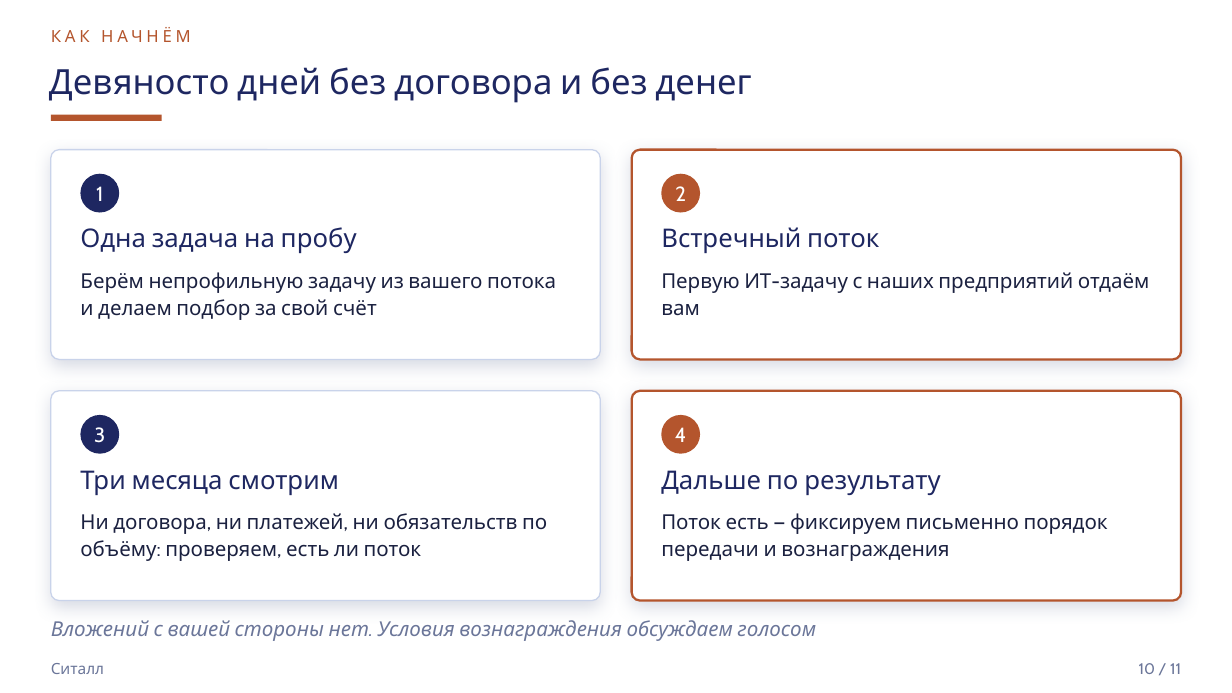
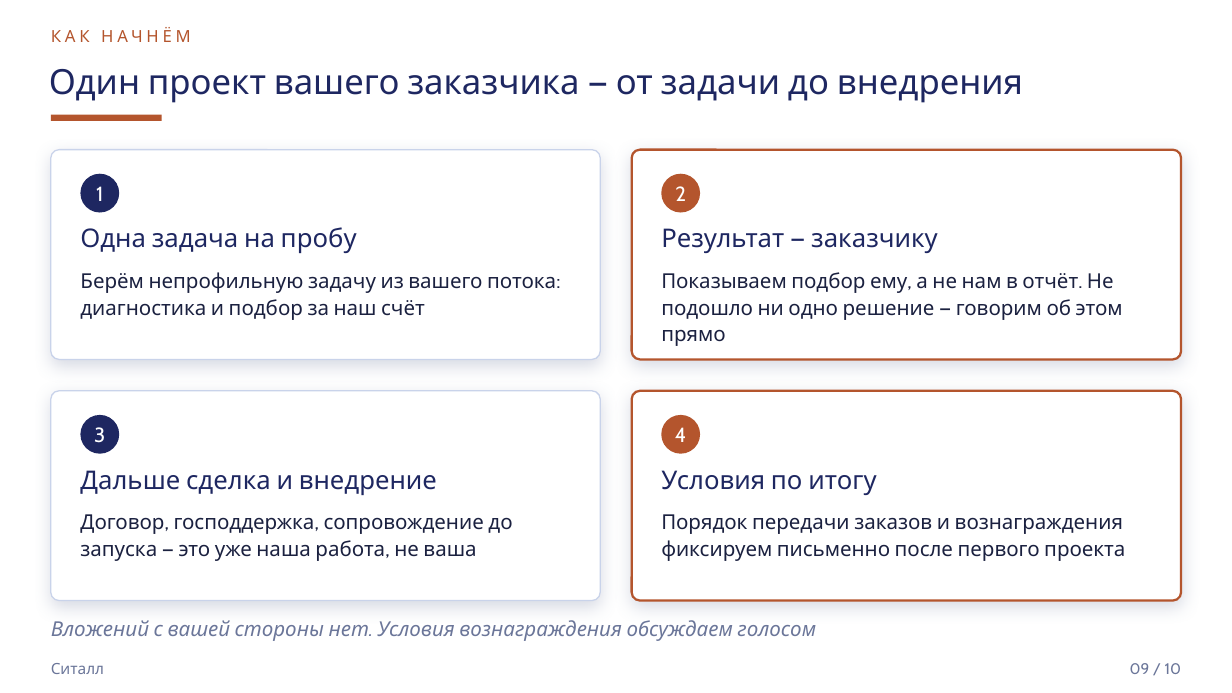
Before and after one commit to mrflxxxme/techmost-scout, a slide deck: slide 9 of marketing/partners/sitall-deck-ploshadka.pptx (slide 10 before the commit). Drawn at 1232x693 pixels with LibreOffice and Linux fonts; fonts in the diff are those of the drawing. Boxes give left, top, right and bottom in pixels: in the first picture for what was removed or moved away, otherwise in the second. Text is boxed around its words. In the diff, an @@ line names an element or a change of style, - is before the commit and + after.

```diff
--- a/marketing/partners/sitall-deck-ploshadka.pptx
+++ b/marketing/partners/sitall-deck-ploshadka.pptx
@@ text at bbox=[49, 69, 1023, 103]: text changed @@
-Девяносто дней без договора и без денег
+Один проект вашего заказчика — от задачи до внедрения
@@ text at bbox=[661, 228, 938, 253]: text changed @@
-Встречный поток
+Результат — заказчику
@@ text at bbox=[80, 272, 556, 320]: text changed @@
-Берём непрофильную задачу из вашего потока и делаем подбор за свой счёт
+Берём непрофильную задачу из вашего потока: диагностика и подбор за наш счёт
@@ text at bbox=[661, 272, 1123, 346]: text changed @@
-Первую ИТ-задачу с наших предприятий отдаём вам
+Показываем подбор ему, а не нам в отчёт. Не подошло ни одно решение — говорим об этом прямо
@@ text at bbox=[80, 470, 437, 495]: text changed @@
-Три месяца смотрим
+Дальше сделка и внедрение
@@ text at bbox=[661, 470, 876, 495]: text changed @@
-Дальше по результату
+Условия по итогу
@@ text at bbox=[80, 514, 512, 561]: text changed @@
-Ни договора, ни платежей, ни обязательств по объёму: проверяем, есть ли поток
+Договор, господдержка, сопровождение до запуска — это уже наша работа, не ваша
@@ text at bbox=[661, 514, 1125, 561]: text changed @@
-Поток есть — фиксируем письменно порядок передачи и вознаграждения
+Порядок передачи заказов и вознаграждения фиксируем письменно после первого проекта
@@ text at bbox=[1130, 663, 1181, 674]: text changed @@
-10 / 11
+09 / 10
```
Also in this commit, not shown: 6 other slides changed, 2 slides added, 3 slides removed, 5 other files.
